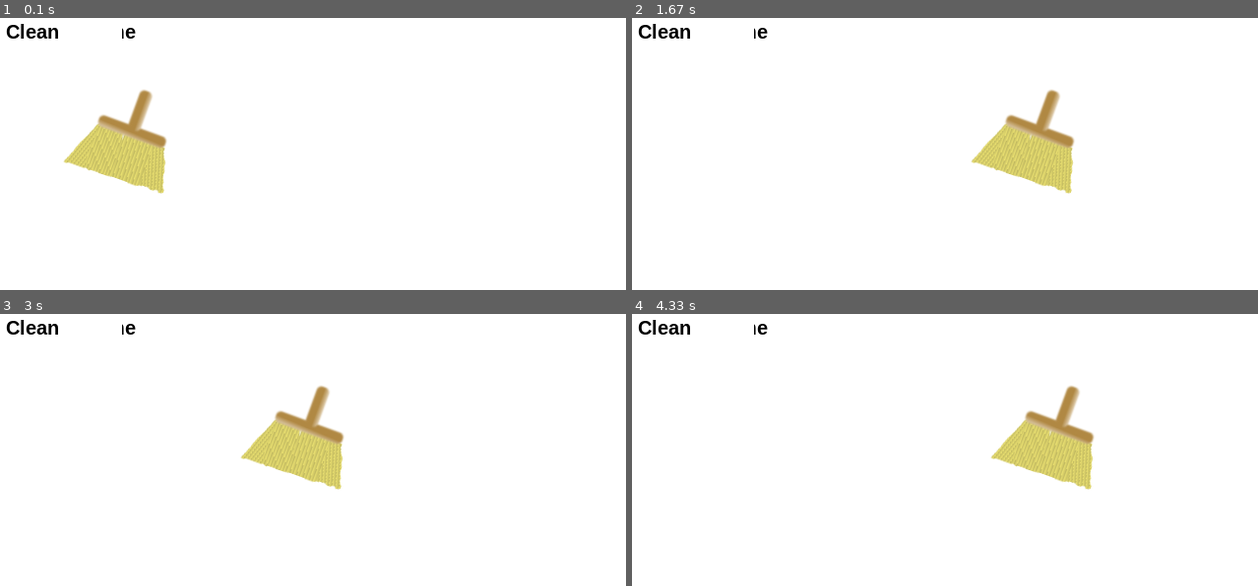
Above: before the commit, frames 1-4 (two rows, left to right).
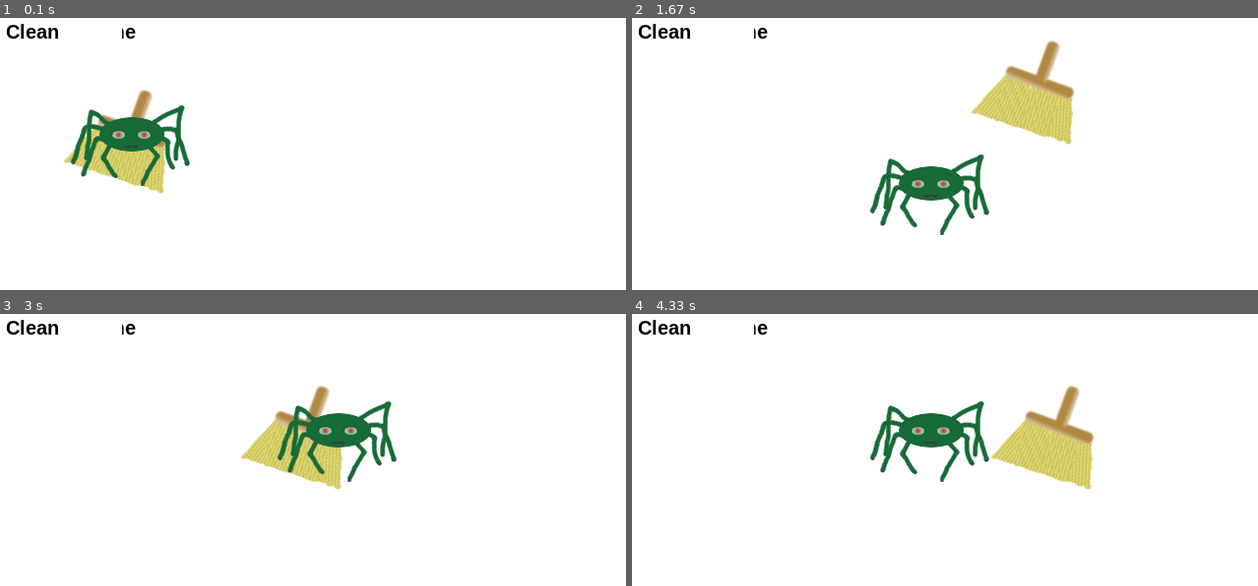
Above: after the commit, the same moments.

Repository: beatriceliang/RustyHeart
Game: pygame game, started from rustyplay.py
Same seed, same stepped clock (60 frames per second), same inputs: the game is played once before the commit and once after it. The source is Python 2; it was converted automatically to run under Python 3.
Inputs (mouse positions are in pixels of both pictures, inside the frame that each line leads up to):
- Up to frame 1 (0.1 s): no input
- Up to frame 2 (1.67 s): hold Space 0.33-0.8 s; hold Right 0.33-0.8 s; move the mouse to (919, 265) at 0.37 s; hold Right 0.83-1.3 s; move the mouse to (788, 249) at 0.87 s; tap Space at 0.9, 1.2, 1.4 s; hold Up 1.33-1.63 s; move the mouse to (1032, 80) at 1.37 s
- Up to frame 3 (3 s): hold Right 1.67-2.13 s; move the mouse to (325, 384) at 1.7 s; tap Space at 1.73, 2.03, 2.23, 2.53, 2.8 s; hold Left 2.17-2.7 s; move the mouse to (outside the picture) at 2.2 s; hold Left from 2.73 s (still down); move the mouse to (outside the picture) at 2.77 s
- Up to frame 4 (4.33 s): tap Space at 3.1, 3.23, 3.63, 3.93, 4.3 s; release Left at 3.13 s; hold Up 3.17-3.53 s; move the mouse to (857, 444) at 3.2 s; hold Right 3.57-4.2 s; move the mouse to (838, 387) at 3.6 s; hold Left from 4.23 s (still down); move the mouse to (1070, 504) at 4.27 s

The runs differ from the first frame. In frame 1, 2.3% of the frame differs, in the area x 11-31%, y 31-62%; in frame 2, 7.9%, in the area x 38-71%, y 8-80%; in frame 3, 2.3%; in frame 4, 2.3%.

Commit message:
added a cardboardbox class. rusty can now pick up and drop the box
Need to keep the space bar pressed to keep holding onto the box. Am not
sure if you guys want that feature or not.

Diff:
--- /dev/null
+++ b/cardboardbox.py
@@ -0,0 +1,22 @@
+import sys
+import random
+
+
+class Cardboardbox:
+	def __init__(self,location,picked):
+		self.location = location
+		self.picked = picked
+
+	def pickup(self,rus):
+
+		self.location[0] = rus.location[0]
+		self.location[1] = rus.location[1]
+
+	def drop(self,rus):
+		if(rus.state=="ground"):
+			self.location[1] = self.location[1]
+		else:
+			self.location[1] = self.location[1]+50
+	def stayOnGround(self):
+		self.location[0] = self.location[0]
+		self.location[1] = self.location[1]
--- a/rustyplay.py
+++ b/rustyplay.py
@@ -5,12 +5,14 @@
 import sys
 import random
 import rusty
+import cardboardbox
 # import pygame
 import pygame
 
 # initialize pygame
 pygame.init()
 rus = rusty.Rusty([0,0],[0,0],"ground")
+cbox = cardboardbox.Cardboardbox([10,0],"ground")
 
 # initialize the fonts
 try:
@@ -32,6 +34,7 @@
 
 
 rusdude = pygame.image.load( "Broom.png" ).convert_alpha()
+cboxdude = pygame.image.load( "Spider.png" ).convert_alpha()
 
 # create a font
 afont = pygame.font.SysFont( "Helvetica", 20, bold=True )
@@ -91,10 +94,12 @@
 trect = rusdude.get_rect()
 rusdudeRect = rusdude.get_rect().move( tpos[0] - trect.width/2, tpos[1] - trect.height/2 )
 rusDudeActiveRect = pygame.Rect((4, 41),(106, 82))
+cboxdudeRect = cboxdude.get_rect().move(tpos[0]-trect.width/2, tpos[1]-trect.height/2)
+
 
 # blit the broom to the screen and update the display
 screen.blit( rusdude, rusdudeRect )
-
+screen.blit( cboxdude, cboxdudeRect)
 
 ####################### Main Event Loop #########################
 # set up the refresh rectangle container
@@ -115,26 +120,29 @@
         if event.type == pygame.MOUSEMOTION:
             # erase the existing broom
             drawBkg( screen, text, refresh, rusdudeRect )
+            drawBkg( screen, text, refresh, cboxdudeRect )
 
         if event.type == pygame.MOUSEBUTTONDOWN:
             sys.exit()
 
         if event.type == pygame.KEYDOWN:
             if event.key == pygame.K_LEFT:
-
-                rus.speedLeft()
+            	rus.speedLeft()
                 rus.stateInAir = "left"
             if event.key == pygame.K_RIGHT:
             	rus.speedRight()
             	rus.stateInAir = "right"
             if event.key == pygame.K_UP:
-            	if(count>5):
+            	if(count>11):
             	    rus.state = "jumpup"
             	    count = 0
+            if event.key == pygame.K_SPACE:
+            	if(rus.location[0]<cbox.location[0]+cboxdudeRect.width/2 and rus.location[0]>cbox.location[0]-cboxdudeRect.width/2):
+            	    cbox.picked = "pickedup"
+
         if event.type == pygame.KEYUP:
             if event.key == pygame.K_LEFT:
-
-            	rus.speedRight()
+                rus.speedRight()
             	rus.stateInAir = "notInAir"
             if event.key == pygame.K_RIGHT:
             	rus.speedLeft()
@@ -142,10 +150,13 @@
             if event.key == pygame.K_UP:
             	rus.speed[1] = 0
 
+            if event.key == pygame.K_SPACE:
+            	cbox.picked = "dropped"
+
         if event.type == pygame.QUIT:
             sys.exit()
     drawBkg(screen,text,refresh,rusdudeRect)
-
+    drawBkg(screen,text,refresh,cboxdudeRect)
 
     print "speed"
     print rus.speed[1]
@@ -172,7 +183,7 @@
             	rus.speed[0] = 1
 
     if(rus.state=="jumpdown"):
-    	if(count==4):
+    	if(count==10):
     	    rus.speed[1] = 1
     	    rus.state = "ground"
     	    if(rus.stateInAir=="left"):
@@ -181,7 +192,7 @@
             	rus.speed[0] = 1
 
     if(rus.state=="ground"):
-    	if(count==5):
+    	if(count==11):
     	    rus.speed[1] = 0
     	    if(rus.stateInAir=="left"):
             	rus.speed[0] = -1
@@ -190,18 +201,24 @@
             	rus.speed[0] = 1
     	        rus.stateInAir = "notInAir"
 
-
-
     count+=1
-
-
     rus.move()
+    if(cbox.picked=="ground"):
+    	cbox.stayOnGround()
+    if(cbox.picked=="pickedup"):
+    	cbox.pickup(rus)
+    if(cbox.picked=="dropped"):
+    	cbox.drop(rus)
+    	cbox.picked = "ground"
 
 
     # If the game is in focus, draw things
     rusdudeRect = pygame.Rect((rusdudeRect.width/2+rus.location[0],rusdudeRect.height/2+rus.location[1]),(rusdudeRect.width,rusdudeRect.height))
+    cboxdudeRect = pygame.Rect((cboxdudeRect.width/2+cbox.location[0],cboxdudeRect.height/2+cbox.location[1]),(cboxdudeRect.width,cboxdudeRect.height))
     screen.blit(rusdude,rusdudeRect)
     refresh.append(rusdudeRect)
+    screen.blit(cboxdude,cboxdudeRect)
+    refresh.append(cboxdudeRect)
 
     # update the parts of the screen that need it
     pygame.display.update( refresh )
Binary file added: Spider.png
